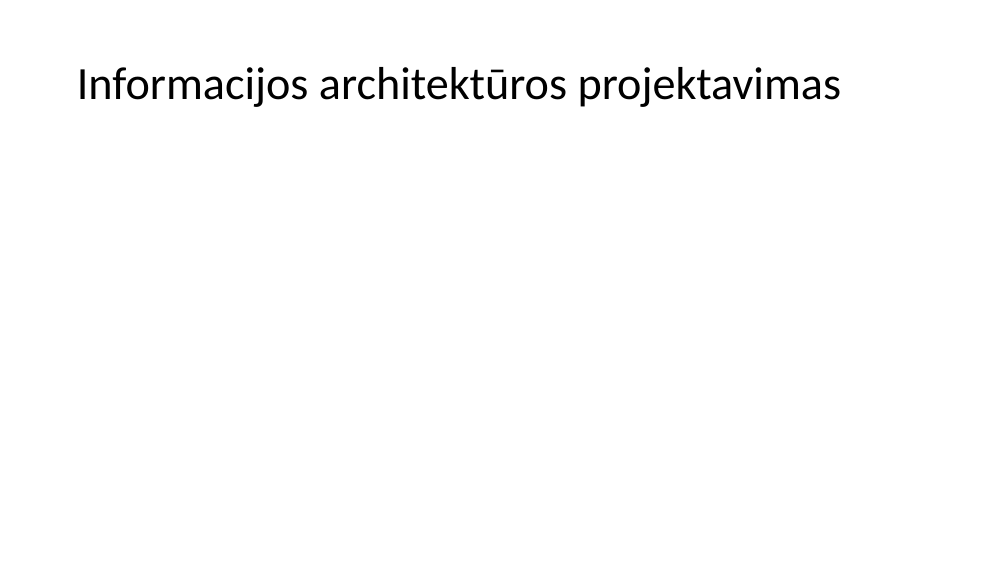
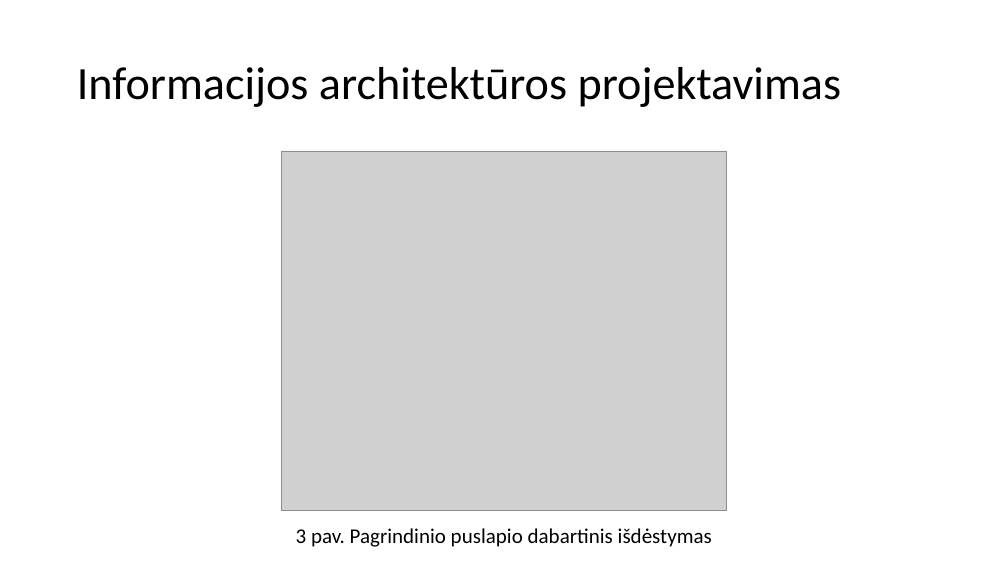
Before and after one commit to Steror/Projektinis-darbas, a slide deck: slide 6 of Atsiskaitymas/Projektinio pristatymas.pptx. Drawn at 1008x567 pixels with LibreOffice and Linux fonts; fonts in the diff are those of the drawing; grey boxes stand for pictures. Boxes give left, top, right and bottom in pixels: in the first picture for what was removed or moved away, otherwise in the second. Text is boxed around its words. In the diff, an @@ line names an element or a change of style, - is before the commit and + after.

```diff
--- a/Atsiskaitymas/Projektinio pristatymas.pptx
+++ b/Atsiskaitymas/Projektinio pristatymas.pptx
@@ picture added at (281,151,727,511) @@
@@ text added at (296,528,712,547), 20 pt, text #000000 @@
+3 pav. Pagrindinio puslapio dabartinis išdėstymas
```
Also in this commit, not shown: 6 other slides changed, 5 slides added, 1 slide removed, 1 other file.
